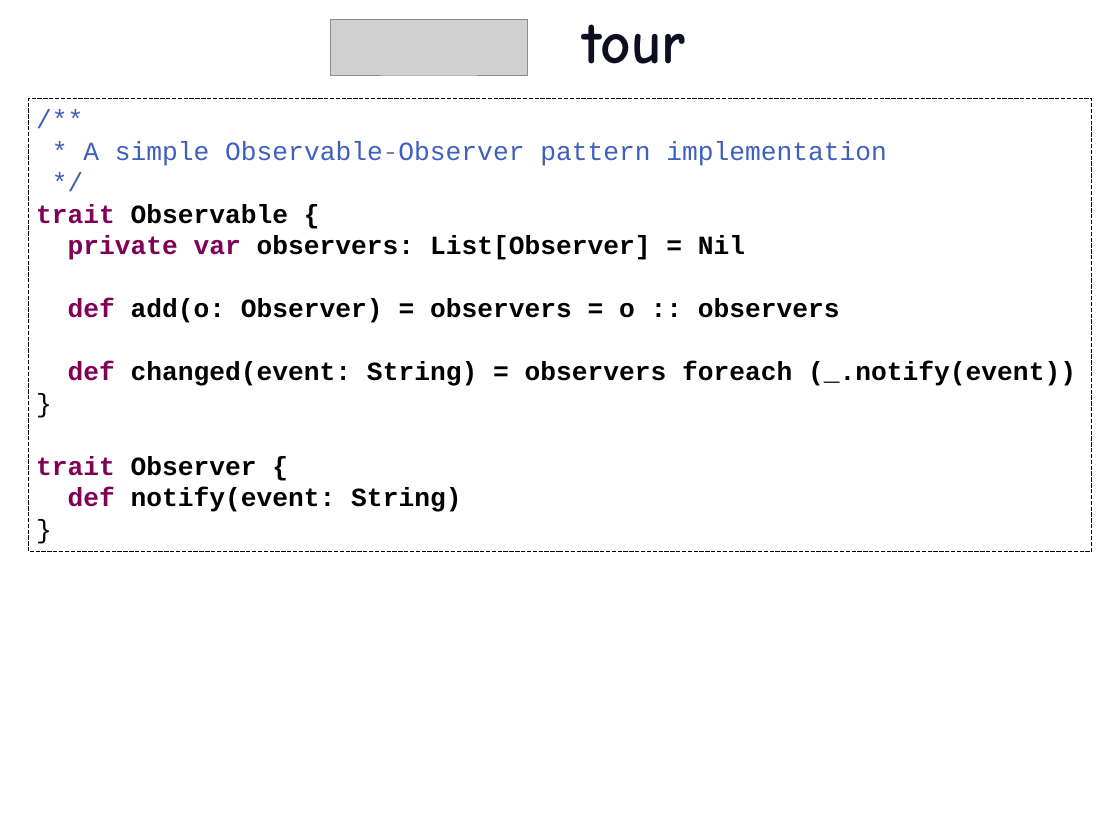
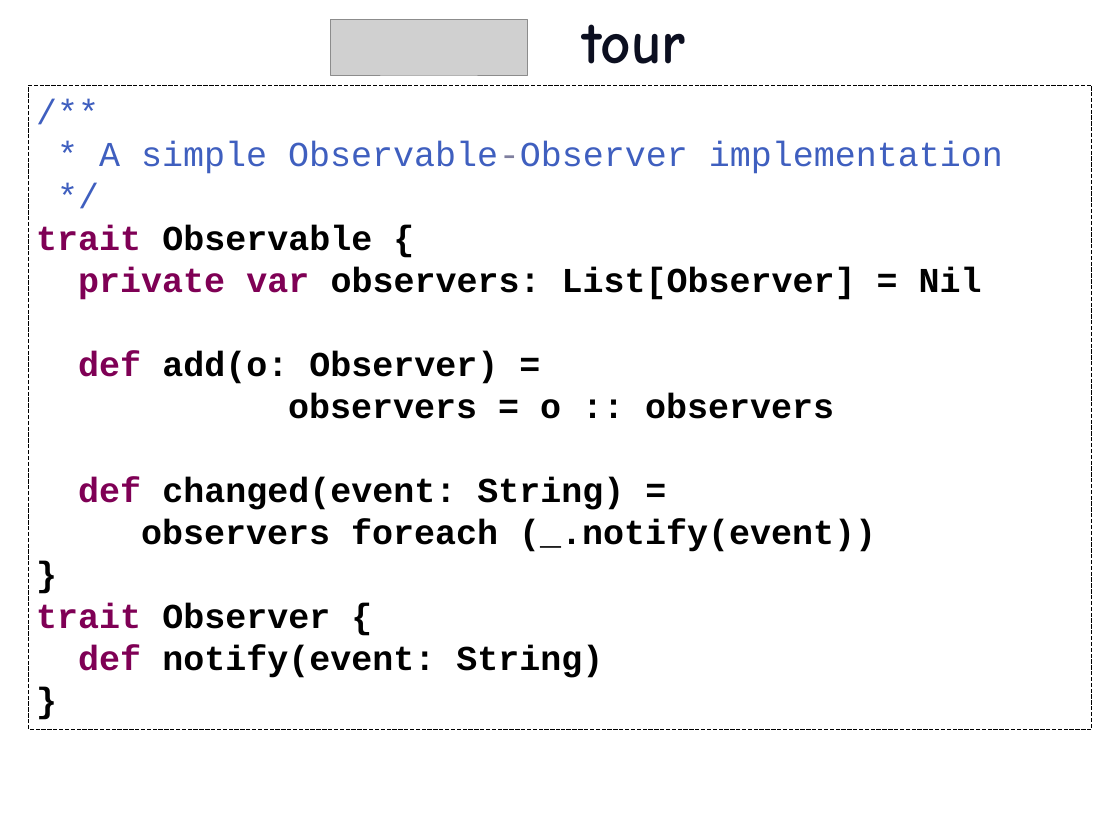
Before and after one commit to etorreborre/oscon-2010, a slide deck: slide 23 of src/main/resources/oscon_2010_specs.pptx (slide 22 before the commit). Drawn at 1120x840 pixels with LibreOffice and Linux fonts; fonts in the diff are those of the drawing; grey boxes stand for pictures; background and template pictures are left out. Boxes give left, top, right and bottom in pixels: in the first picture for what was removed or moved away, otherwise in the second. Text is boxed around its words. In the diff, an @@ line names an element or a change of style, - is before the commit and + after.

Commit message:
better code presentation and slides formatting

```diff
--- a/src/main/resources/oscon_2010_specs.pptx
+++ b/src/main/resources/oscon_2010_specs.pptx
@@ rectangle "/**": place and size @@
-rectangle "/**" at bbox=[28, 98, 1092, 552]
+rectangle "/**" at bbox=[28, 85, 1092, 729]
@@ text in rectangle at bbox=[99, 141, 1003, 174]: text changed; size 24 to 32 pt @@
-* A simple Observable-Observer pattern implementation
+* A simple Observable-Observer implementation
@@ text in rectangle at bbox=[36, 225, 982, 678]: size 24 to 32 pt in "/**", "*/", "trait Observable {", "private var observers: List[Observer] = Nil" and 4 more places; bold on in "}", "}" @@
@@ text in rectangle at bbox=[78, 351, 876, 552]: text changed; size 24 to 32 pt @@
-def add(o: Observer) = observers = o :: observers
-def changed(event: String) = observers foreach (_.notify(event))
+def add(o: Observer) =
+observers = o :: observers
+def changed(event: String) =
+observers foreach (_.notify(event))
```
Also in this commit, not shown: 32 other slides changed, 5 slides added.
